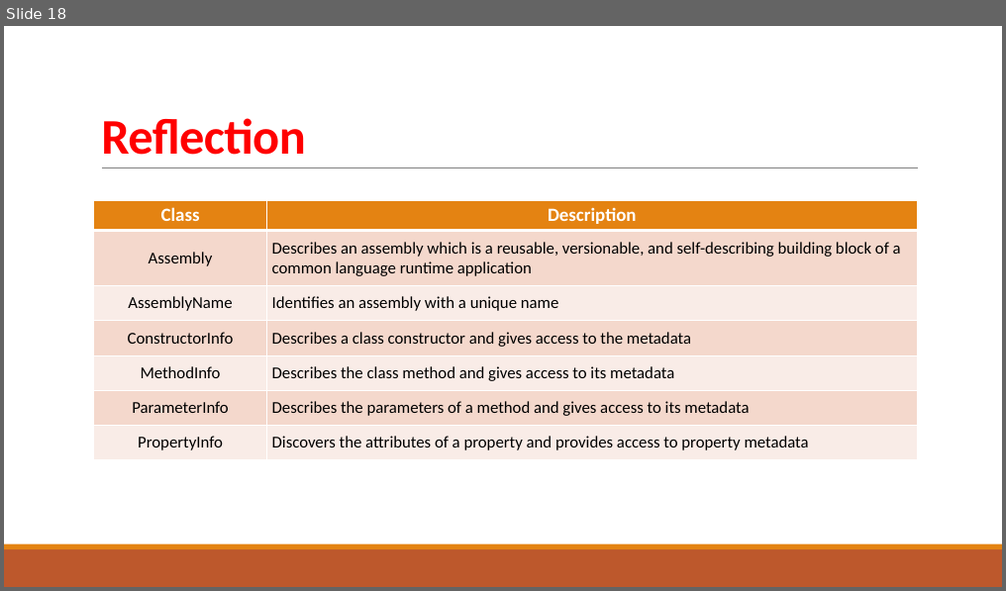
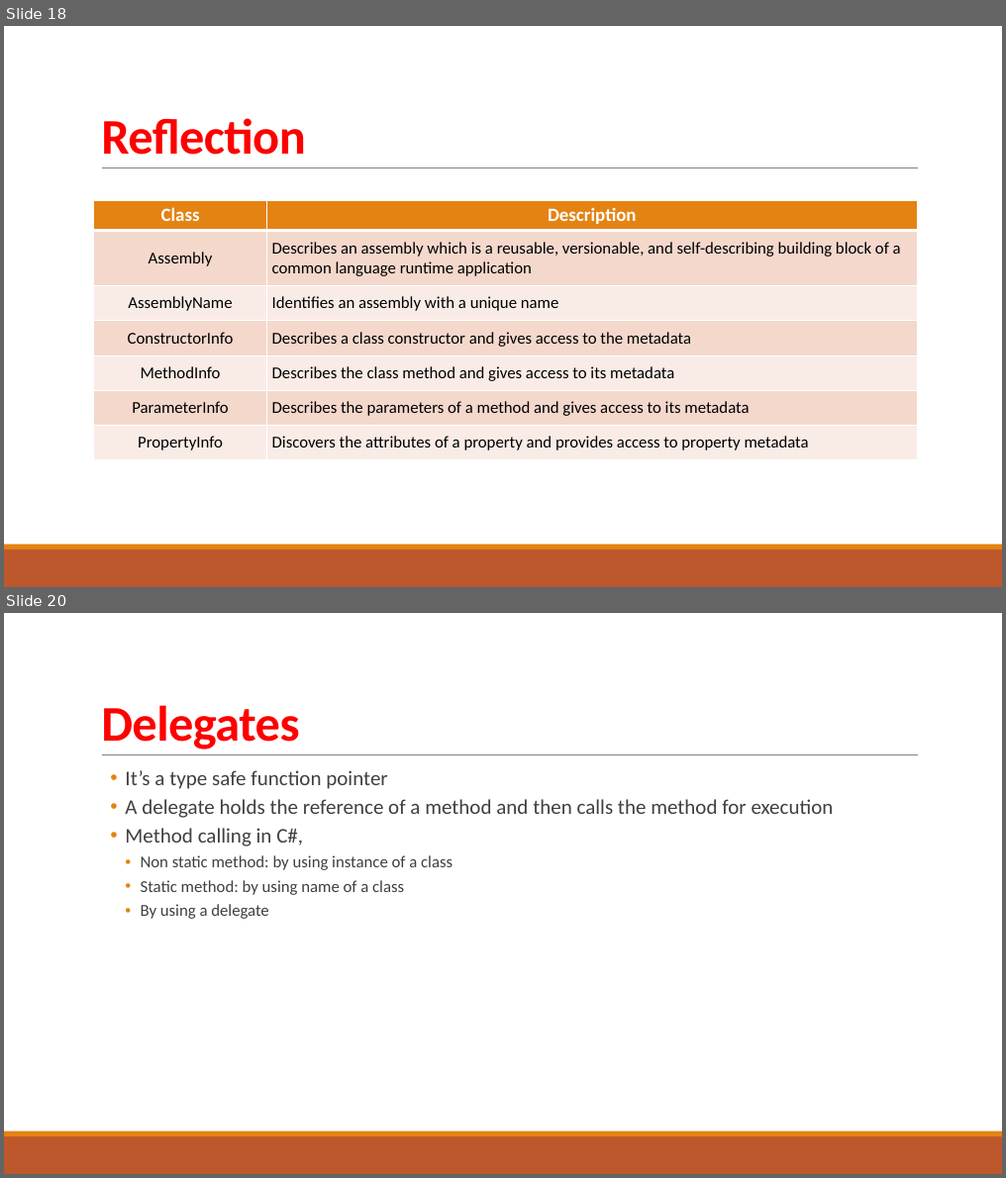
Before and after one commit to tushr-raut/CSharpAdvanced, a slide deck: ToDo.Console/Lectures/Collections.pptx. Shown one above the other, each under a label of ours: slide 18 before the commit, slides 18 and 20 after it; the slides between them are not shown. The pictures are 1006x591 and 1006x1178 pixels, drawn with LibreOffice and Linux fonts; fonts in the diff are those of the drawing. Boxes give left, top, right and bottom in pixels: in the first picture for what was removed or moved away, otherwise in the second. Text is boxed around its words. In the diff, an @@ line names an element or a change of style, - is before the commit and + after.

Commit message:
delegates

```diff
--- a/ToDo.Console/Lectures/Collections.pptx
+++ b/ToDo.Console/Lectures/Collections.pptx
@@ slide 20 added at <box>4,613,1002,1174</box>, background #FFFFFF; not listed: 3 template elements that a slide beside it also shows @@
@@ title added at <box>101,705,299,750</box>, 48 pt, text #FF0000, bold @@
+Delegates
@@ text added at <box>125,770,834,919</box>, 20 pt, text #404040 @@
+  • It’s a type safe function pointer
+  • A delegate holds the reference of a method and then calls the method for execution
+  • Method calling in C#,
+    • Non static method: by using instance of a class
+    • Static method: by using name of a class
+    • By using a delegate
```
Also in this commit, not shown: 3 other slides added, 4 other files.
